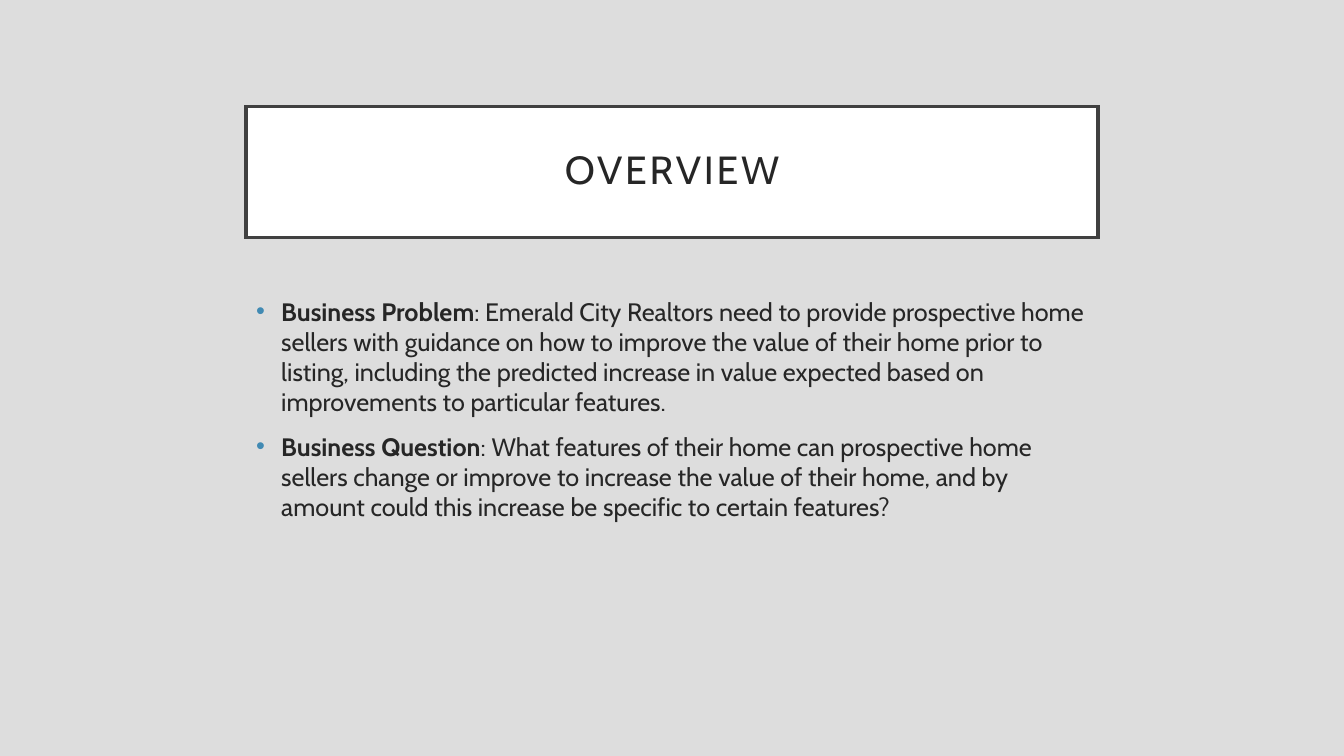
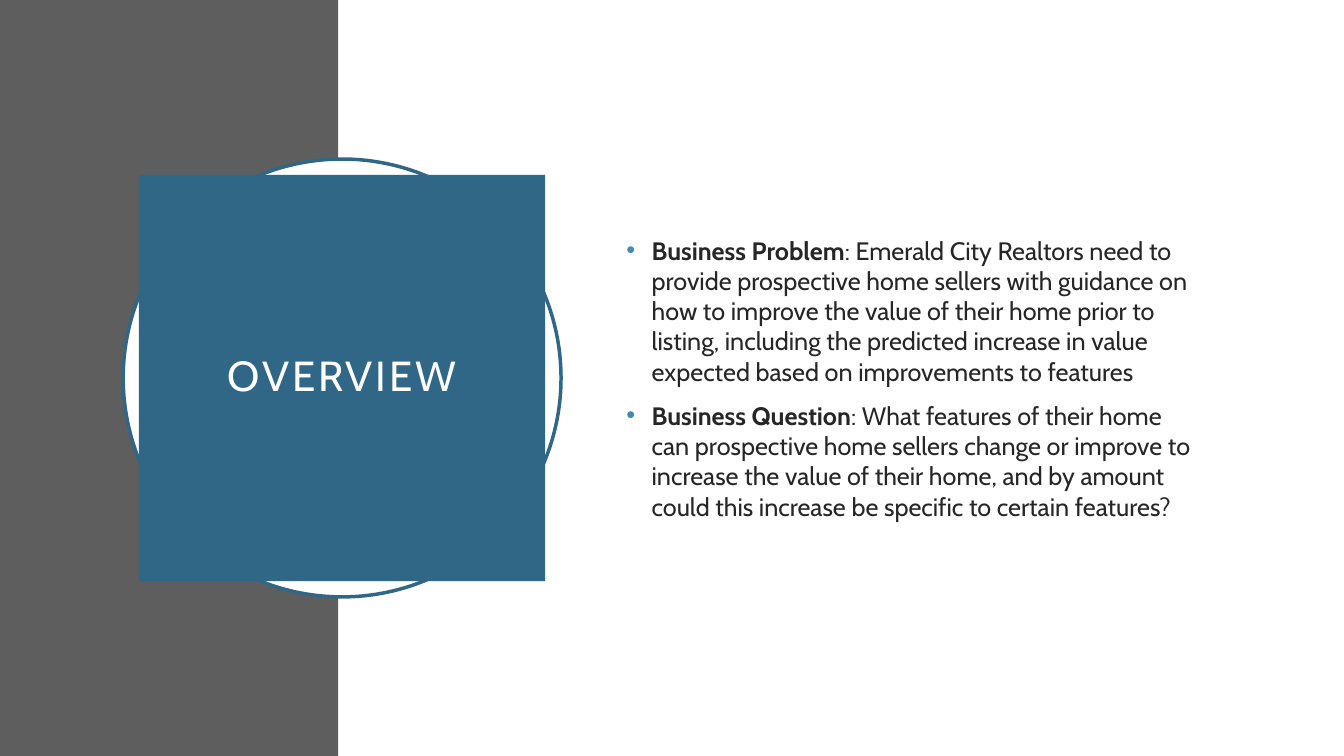
Before and after one commit to rfb-vibe/multiple-linear-regression-project, a slide deck: slide 2 of phase-2-project.pptx. Drawn at 1344x756 pixels with LibreOffice and Linux fonts; fonts in the diff are those of the drawing. Boxes give left, top, right and bottom in pixels: in the first picture for what was removed or moved away, otherwise in the second. Text is boxed around its words. In the diff, an @@ line names an element or a change of style, - is before the commit and + after.

```diff
--- a/phase-2-project.pptx
+++ b/phase-2-project.pptx
@@ background #DDDDDD to #FFFFFF @@
@@ rectangle added at (0, 0, 339, 756), fill #5E5E5E @@
@@ rectangle added at (339, 0, 1344, 756), fill #FFFFFF @@
@@ ellipse added at (123, 159, 561, 597), fill #FFFFFF, outline #316886 2.5 pt @@
@@ title "OVERVIEW": place and size @@
-title "OVERVIEW" at (246, 106, 1098, 237)
+title "OVERVIEW" at (139, 175, 545, 582)
@@ title "OVERVIEW" at (139, 175, 545, 582): size 28 to 30 pt, text colour #262626 to #FFFFFF; fill #FFFFFF to #316886; outline #404040 2.5 pt to none @@
@@ text "Business Problem: Emerald City Realtors ...": place and size @@
-text "Business Problem: Emerald City Realtors ..." at (281, 302, 1084, 522)
+text "Business Problem: Emerald City Realtors ..." at (652, 241, 1190, 522)
@@ text "Business Problem: Emerald City Realtors ..." at (652, 241, 1190, 522): vertical alignment top to middle @@
@@ text at (652, 241, 1187, 387): text changed @@
-• Business Problem: Emerald City Realtors need to provide prospective home sellers with guidance on how to improve the value of their home prior to listing, including the predicted increase in value expected based on improvements to particular features.
+• Business Problem: Emerald City Realtors need to provide prospective home sellers with guidance on how to improve the value of their home prior to listing, including the predicted increase in value expected based on improvements to features
```
Also in this commit, not shown: 6 other slides changed, 3 slides added, 4 other files.
